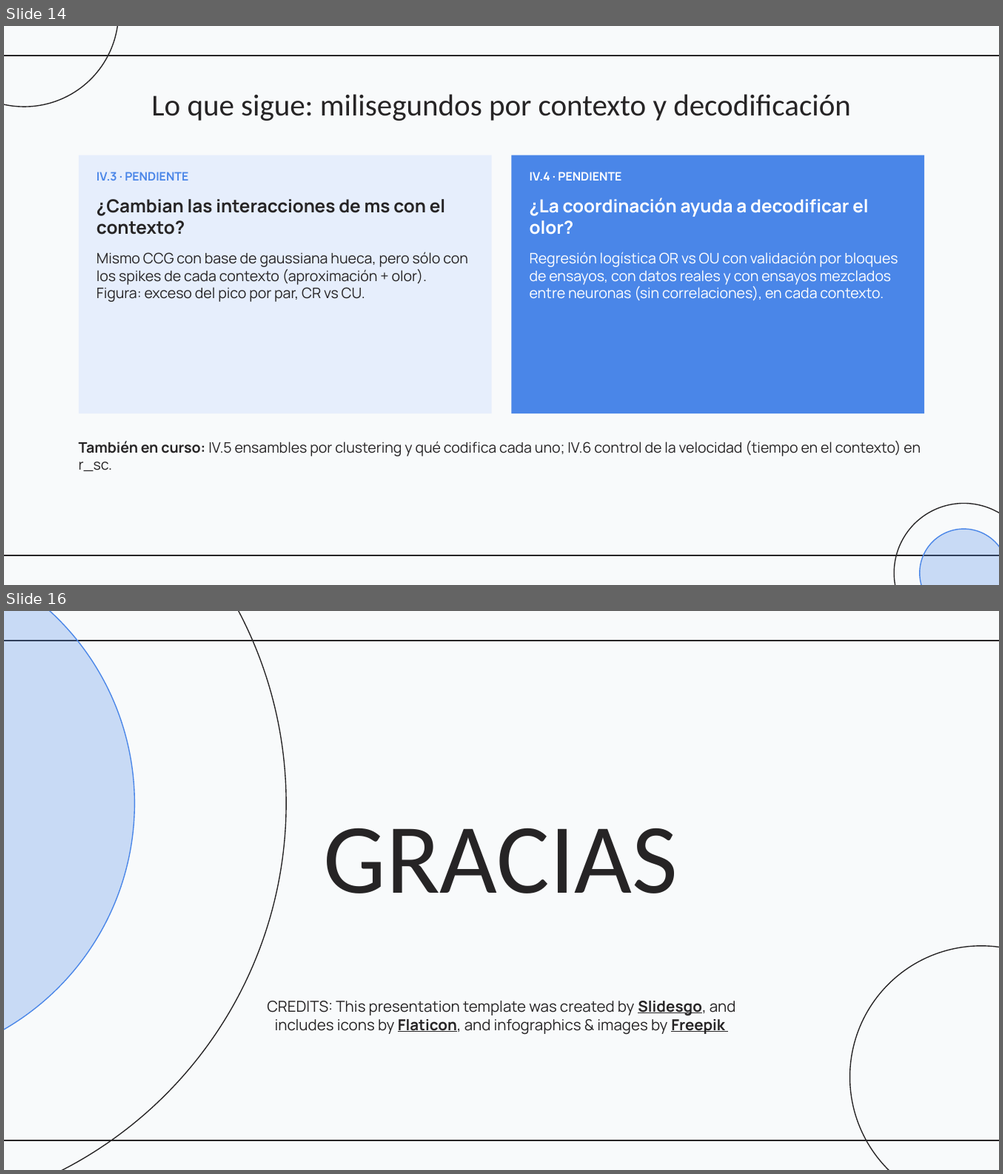
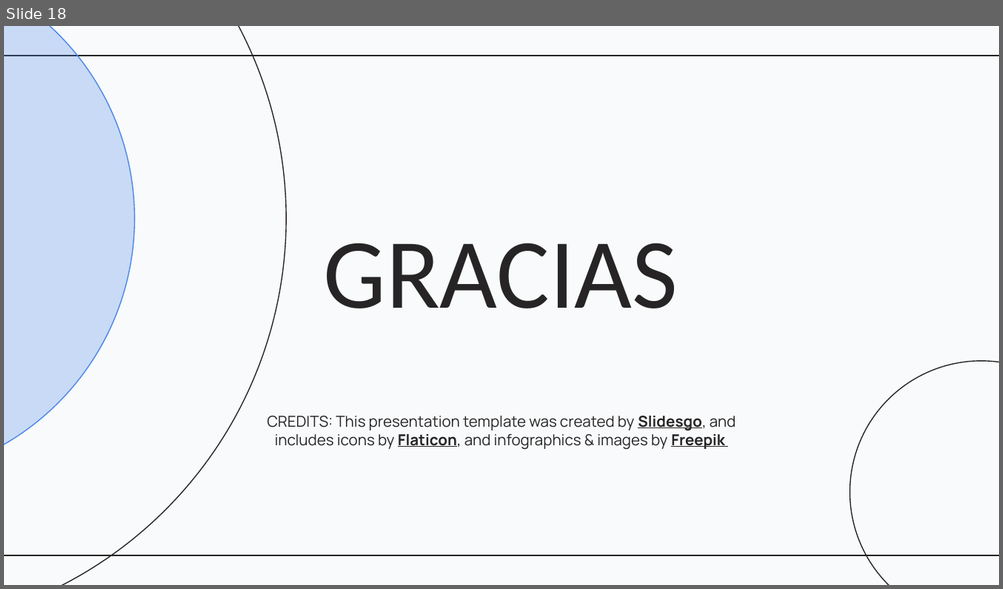
Before and after one commit to SantiNG101/final-neuro, a slide deck: presentacion/presentacion_trabajo_final.pptx. Shown one above the other, each under a label of ours: slides 14 and 16 before the commit, slide 18 after it; the slides between them are not shown. The pictures are 1003x1174 and 1003x589 pixels, drawn with LibreOffice and Linux fonts; fonts in the diff are those of the drawing. Boxes give left, top, right and bottom in pixels: in the first picture for what was removed or moved away, otherwise in the second. Text is boxed around its words. In the diff, an @@ line names an element or a change of style, - is before the commit and + after.

```diff
--- a/presentacion/presentacion_trabajo_final.pptx
+++ b/presentacion/presentacion_trabajo_final.pptx
@@ slide 14 removed at bbox=[4, 26, 999, 585], background #F8FAFB; not listed: 2 template elements that a slide beside it also shows @@
@@ ellipse removed at bbox=[4, 26, 119, 107] @@
@@ title removed at bbox=[151, 94, 851, 121] @@
-Lo que sigue: milisegundos por contexto y decodificación
@@ rectangle removed at bbox=[79, 156, 492, 414] @@
@@ rectangle removed at bbox=[511, 156, 924, 414] @@
@@ text removed at bbox=[96, 172, 188, 181] @@
-IV.3 · PENDIENTE
@@ text removed at bbox=[529, 172, 621, 181] @@
-IV.4 · PENDIENTE
@@ text removed at bbox=[96, 199, 445, 235] @@
-¿Cambian las interacciones de ms con el contexto?
@@ text removed at bbox=[529, 198, 868, 235] @@
-¿La coordinación ayuda a decodificar el olor?
@@ text removed at bbox=[96, 252, 468, 302] @@
-Mismo CCG con base de gaussiana hueca, pero sólo con los spikes de cada contexto (aproximación + olor). Figura: exceso del pico por par, CR vs CU.
@@ text removed at bbox=[529, 252, 897, 301] @@
-Regresión logística OR vs OU con validación por bloques de ensayos, con datos reales y con ensayos mezclados entre neuronas (sin correlaciones), en cada contexto.
@@ text removed at bbox=[79, 441, 920, 471] @@
-También en curso: IV.5 ensambles por clustering y qué codifica cada uno; IV.6 control de la velocidad (tiempo en el contexto) en r_sc.
@@ ellipse removed at bbox=[894, 503, 999, 585] @@
@@ ellipse removed at bbox=[919, 529, 999, 585] @@
@@ what was slide 16 is now slide 18 @@
```
Also in this commit, not shown: 6 slides changed, 3 slides added, 5 other files.
